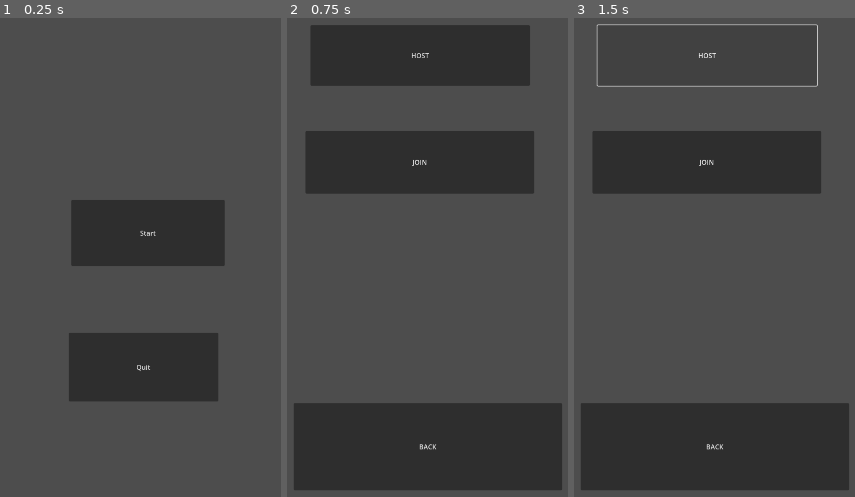
Above: before the commit, frames 1-3 (left to right).
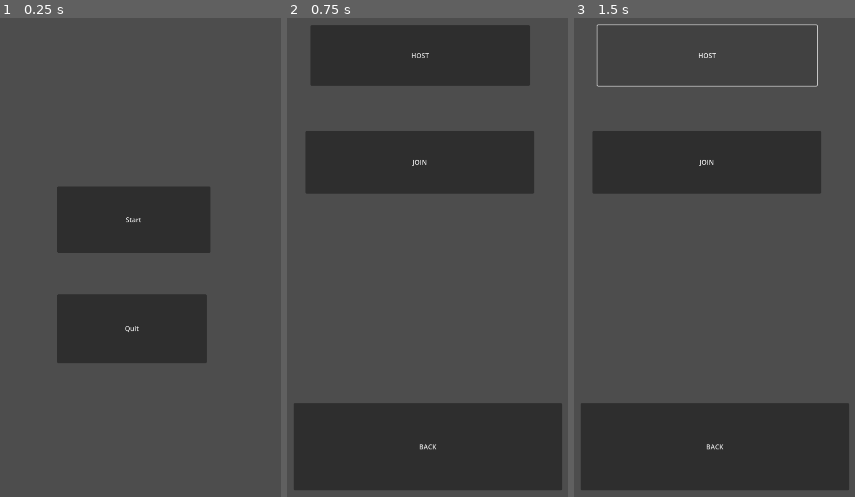
Above: after the commit, the same moments.

Repository: Koloss0/Out-Of-The-Gutter
Game: Godot game, scene res://Scenes/title_page.tscn
Same seed, same stepped clock (60 frames per second), same inputs: the game is played once before the commit and once after it.
Inputs:
- Up to frame 1 (0.25 s): no input
- Up to frame 2 (0.75 s): click "Start" at 0.5 s
- Up to frame 3 (1.5 s): click "HOST" at 1.25 s

The runs differ from the first frame. In frame 1, 13% of the frame differs, in the area x 20-80%, y 35-80%; in frame 2, nothing differs; in frame 3, nothing differs.

Commit message:
fix: minor fixes

Diff:
--- a/Autoloads/scene_transitioner.gd
+++ b/Autoloads/scene_transitioner.gd
@@ -10,5 +10,5 @@
 	return animation_player.animation_finished
 
 func fade_out() -> Signal:
-	animation_player.play_backwards("fade_in")
+	animation_player.play("fade_out")
 	return animation_player.animation_finished
--- a/Scenes/title_page.tscn
+++ b/Scenes/title_page.tscn
@@ -5,24 +5,36 @@
 
 [sub_resource type="CanvasItemMaterial" id="CanvasItemMaterial_b60gh"]
 
-[node name="TitlePage" type="Node2D"]
+[node name="TitlePage" type="Control"]
 material = SubResource("CanvasItemMaterial_b60gh")
+layout_mode = 3
+anchors_preset = 15
+anchor_right = 1.0
+anchor_bottom = 1.0
+grow_horizontal = 2
+grow_vertical = 2
 script = ExtResource("1_xvnd4")
 
 [node name="Start" type="Button" parent="."]
-offset_left = 392.0
-offset_top = 938.0
-offset_right = 760.0
-offset_bottom = 1097.0
+layout_mode = 1
+anchors_preset = -1
+anchor_left = 0.331481
+anchor_top = 0.471875
+anchor_right = 0.672222
+anchor_bottom = 0.554688
 text = "Start"
 script = ExtResource("1_nhqit")
+metadata/_edit_use_anchors_ = true
 
 [node name="Quit" type="Button" parent="."]
-offset_left = 386.0
-offset_top = 1257.0
-offset_right = 745.0
-offset_bottom = 1422.0
+layout_mode = 1
+anchors_preset = -1
+anchor_left = 0.331481
+anchor_top = 0.606771
+anchor_right = 0.663889
+anchor_bottom = 0.692708
 text = "Quit"
+metadata/_edit_use_anchors_ = true
 
 [connection signal="pressed" from="Start" to="." method="_on_start_pressed"]
 [connection signal="pressed" from="Quit" to="." method="_on_quit_pressed"]
--- a/Scripts/TitlePage.gd
+++ b/Scripts/TitlePage.gd
@@ -1,4 +1,4 @@
-extends Node2D
+extends Control
 
 
 # Called when the node enters the scene tree for the first time.s
